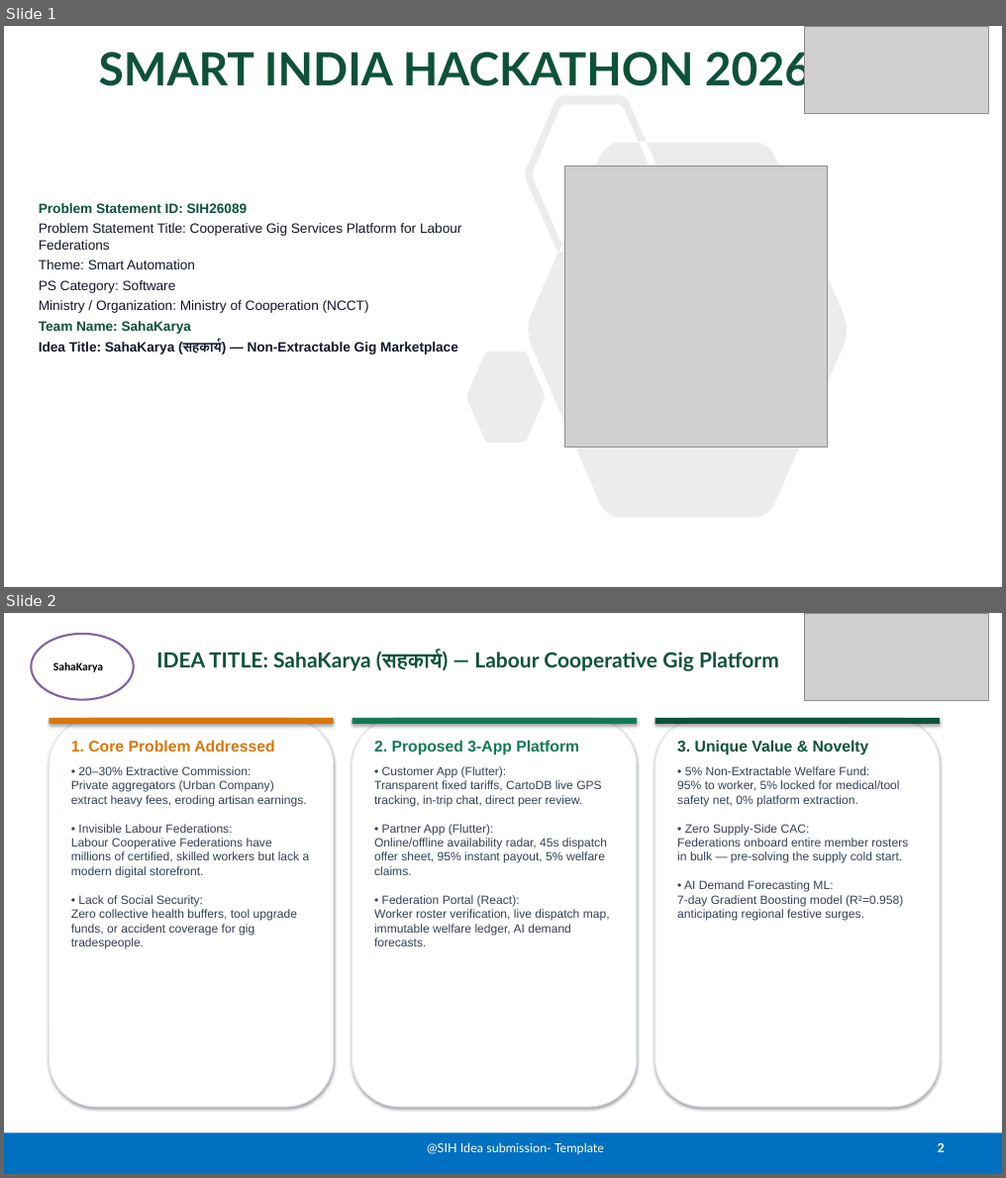
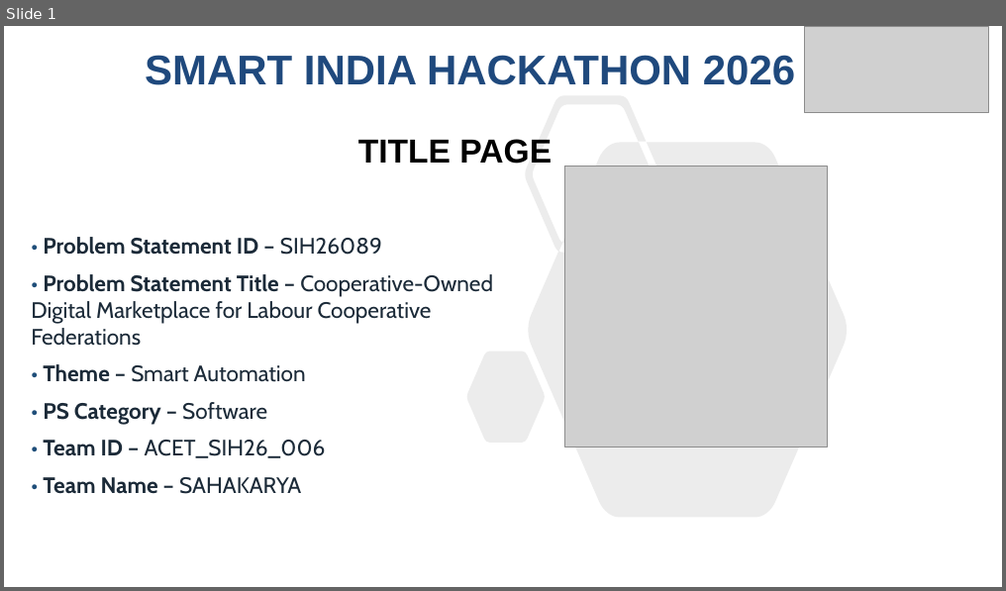
Before and after one commit to NandiVardhan2007/SahaKarya, a slide deck: public/downloads/SIH2026_PS26089_Presentation.pptx. Shown one above the other, each under a label of ours: slides 1 and 2 before the commit, slide 1 after it. The pictures are 1006x1178 and 1006x591 pixels, drawn with LibreOffice and Linux fonts; fonts in the diff are those of the drawing; grey boxes stand for pictures. Boxes give left, top, right and bottom in pixels: in the first picture for what was removed or moved away, otherwise in the second. Text is boxed around its words. In the diff, an @@ line names an element or a change of style, - is before the commit and + after.

Commit message:
chore: update presentation deck from SAHAKARYA.pptx and refine wording across components

```diff
--- a/public/downloads/SIH2026_PS26089_Presentation.pptx
+++ b/public/downloads/SIH2026_PS26089_Presentation.pptx
@@ slide 2 removed at (4,613,1002,1174), background #FFFFFF @@
@@ ellipse removed at (31,634,134,700) @@
-SahaKarya
@@ picture removed at (805,613,989,700) @@
@@ title removed at (156,650,779,671) @@
-IDEA TITLE: SahaKarya (सहकार्य) — Labour Cooperative Gig Platform
@@ rounded rectangle removed at (49,718,334,1107) @@
@@ rectangle removed at (49,718,334,724) @@
@@ rounded rectangle removed at (352,718,637,1107) @@
@@ rectangle removed at (352,718,637,724) @@
@@ rounded rectangle removed at (655,718,940,1107) @@
@@ rectangle removed at (655,718,940,724) @@
@@ text removed at (71,740,310,950) @@
-1. Core Problem Addressed
-• 20–30% Extractive Commission:
-Private aggregators (Urban Company) extract heavy fees, eroding artisan earnings.
-• Invisible Labour Federations:
-Labour Cooperative Federations have millions of certified, skilled workers but lack a modern digital storefront.
-• Lack of Social Security:
-Zero collective health buffers, tool upgrade funds, or accident coverage for gig tradespeople.
@@ text removed at (374,740,610,947) @@
-2. Proposed 3-App Platform
-• Customer App (Flutter):
-Transparent fixed tariffs, CartoDB live GPS tracking, in-trip chat, direct peer review.
-• Partner App (Flutter):
-Online/offline availability radar, 45s dispatch offer sheet, 95% instant payout, 5% welfare claims.
-• Federation Portal (React):
-Worker roster verification, live dispatch map, immutable welfare ledger, AI demand forecasts.
@@ text removed at (677,740,908,921) @@
-3. Unique Value & Novelty
-• 5% Non-Extractable Welfare Fund:
-95% to worker, 5% locked for medical/tool safety net, 0% platform extraction.
-• Zero Supply-Side CAC:
-Federations onboard entire member rosters in bulk — pre-solving the supply cold start.
-• AI Demand Forecasting ML:
-7-day Gradient Boosting model (R²=0.958) anticipating regional festive surges.
@@ rectangle removed at (4,1134,1002,1174) @@
@@ text removed at (427,1143,604,1155) @@
-@SIH Idea submission- Template
@@ page number removed at (938,1144,944,1153) @@
-2
@@ slide 1 changed as well @@
@@ title "SMART INDIA HACKATHON 2026": place and size @@
-title "SMART INDIA HACKATHON 2026" at (99,46,811,94)
+title "SMART INDIA HACKATHON 2026" at (145,55,795,85)
@@ title "SMART INDIA HACKATHON 2026" at (145,55,795,85): size 44 to 40 pt, font Lato to Arial, text colour #0D5238 to #1F497D @@
@@ freeform shape at (467,95,846,518): outline redrawn @@
@@ text added at (358,139,551,164), 32 pt, text #000000, bold @@
+TITLE PAGE
@@ text at (31,237,493,494): text changed; size 13 to 21.5 pt; font Arial to Cabin; text colour #0F172A to #1B2A38 @@
-Problem Statement ID: SIH26089
-Problem Statement Title: Cooperative Gig Services Platform for Labour Federations
-Theme: Smart Automation
-PS Category: Software
-Ministry / Organization: Ministry of Cooperation (NCCT)
-Team Name: SahaKarya
-Idea Title: SahaKarya (सहकार्य) — Non-Extractable Gig Marketplace
+• Problem Statement ID – SIH26089
+• Problem Statement Title – Cooperative-Owned Digital Marketplace for Labour Cooperative Federations
+• Theme – Smart Automation
+• PS Category – Software
+• Team ID – ACET_SIH26_006
+• Team Name – SAHAKARYA
```
Also in this commit, not shown: 5 slides added, 4 other slides removed, 5 other files.
